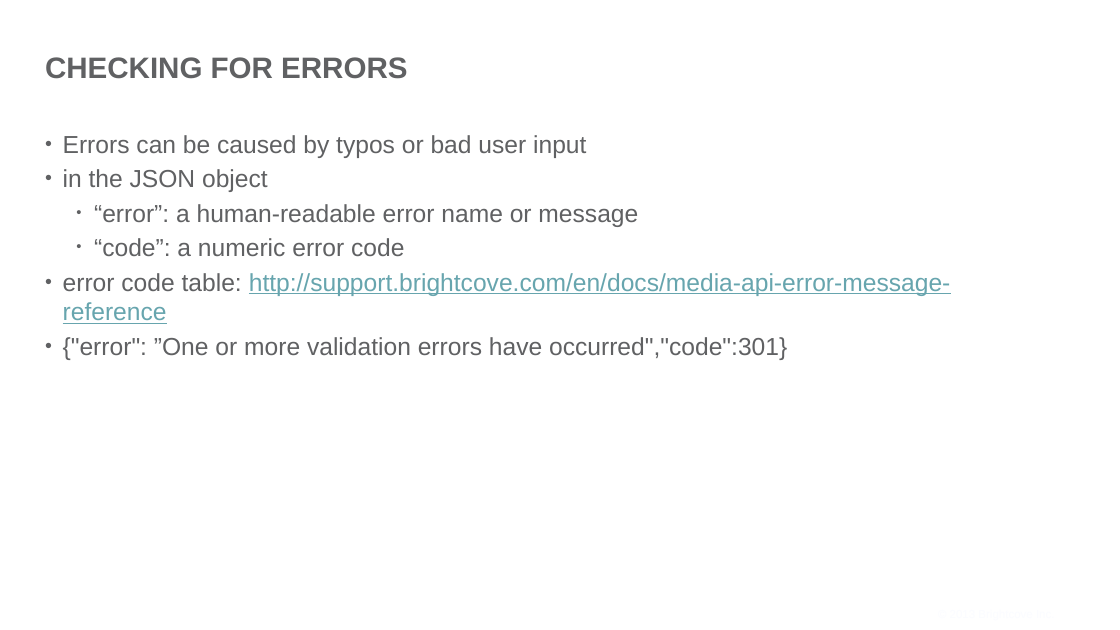
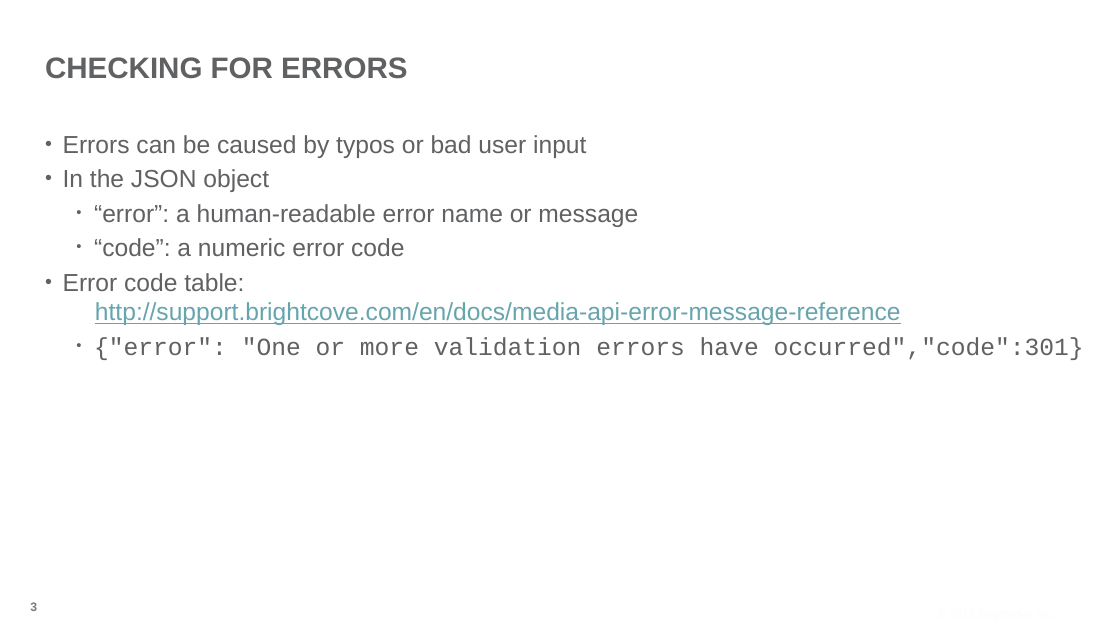
Before and after one commit to BrightcoveLearning/VideoCloudMediaAPI, a slide deck: slide 3 of VideoSessionsMaterials/configuring-request.pptx. Drawn at 1120x630 pixels with LibreOffice and Linux fonts; fonts in the diff are those of the drawing; background and template pictures are left out. Boxes give left, top, right and bottom in pixels: in the first picture for what was removed or moved away, otherwise in the second. Text is boxed around its words. In the diff, an @@ line names an element or a change of style, - is before the commit and + after.

```diff
--- a/VideoSessionsMaterials/configuring-request.pptx
+++ b/VideoSessionsMaterials/configuring-request.pptx
@@ text at bbox=[63, 169, 269, 192]: text changed @@
-• in the JSON object
+• In the JSON object
@@ text at bbox=[63, 273, 1084, 360]: text changed @@
-• error code table: http://support.brightcove.com/en/docs/media-api-error-message-reference
-• {"error": ”One or more validation errors have occurred","code":301}
+• Error code table:
+  http://support.brightcove.com/en/docs/media-api-error-message-reference
+  • {"error": "One or more validation errors have occurred","code":301}
@@ page number added at bbox=[30, 602, 37, 611], 15 pt, text #7B7B7B, bold @@
+3
```
Also in this commit, not shown: 1 other slide changed, 2 other files.
